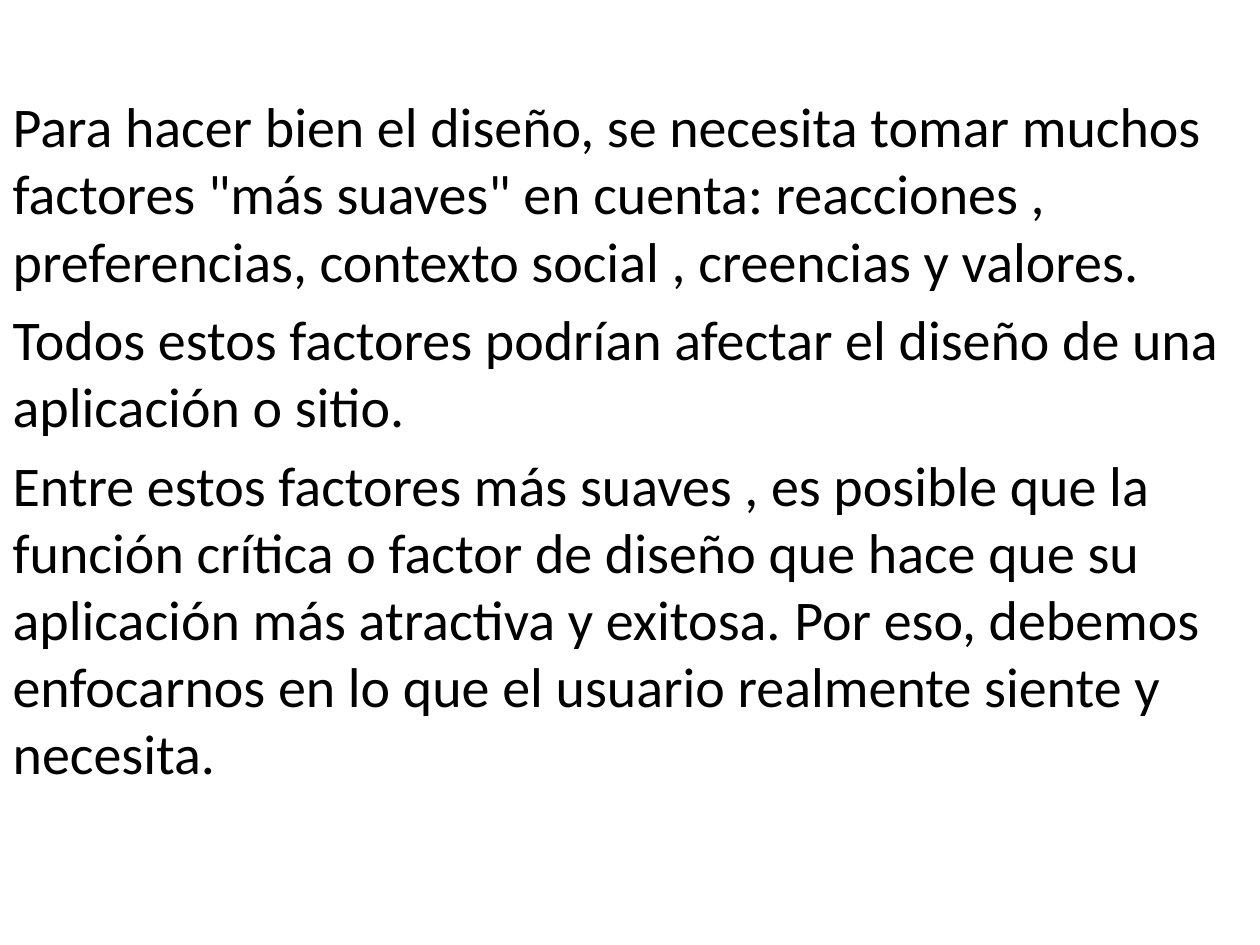
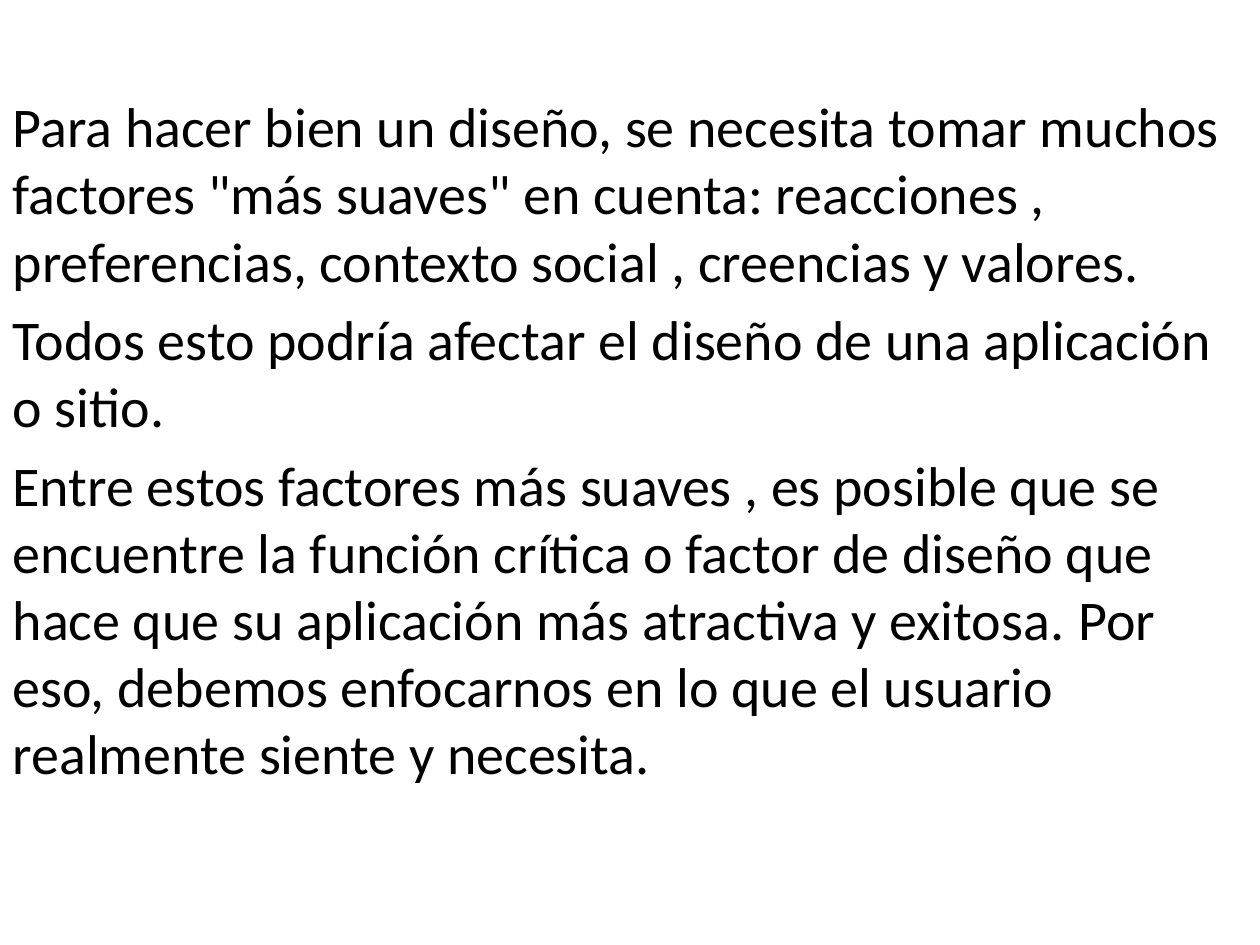
Before and after one commit to holtlanf999/designing-interfaces, a slide deck: slide 18 of UI to User.pptx (slide 16 before the commit). Drawn at 1260x945 pixels with LibreOffice and Linux fonts; fonts in the diff are those of the drawing. Boxes give left, top, right and bottom in pixels: in the first picture for what was removed or moved away, otherwise in the second. Text is boxed around its words. In the diff, an @@ line names an element or a change of style, - is before the commit and + after.

```diff
--- a/UI to User.pptx
+++ b/UI to User.pptx
@@ text at bbox=[13, 108, 1219, 783]: text changed @@
-Para hacer bien el diseño, se necesita tomar muchos factores "más suaves" en cuenta: reacciones , preferencias, contexto social , creencias y valores.
-Todos estos factores podrían afectar el diseño de una aplicación o sitio.
-Entre estos factores más suaves , es posible que la función crítica o factor de diseño que hace que su aplicación más atractiva y exitosa. Por eso, debemos enfocarnos en lo que el usuario realmente siente y necesita.
+Para hacer bien un diseño, se necesita tomar muchos factores "más suaves" en cuenta: reacciones , preferencias, contexto social , creencias y valores.
+Todos esto podría afectar el diseño de una aplicación o sitio.
+Entre estos factores más suaves , es posible que se encuentre la función crítica o factor de diseño que hace que su aplicación más atractiva y exitosa. Por eso, debemos enfocarnos en lo que el usuario realmente siente y necesita.
```
Also in this commit, not shown: 9 other slides changed, 11 slides added, 7 slides removed.
